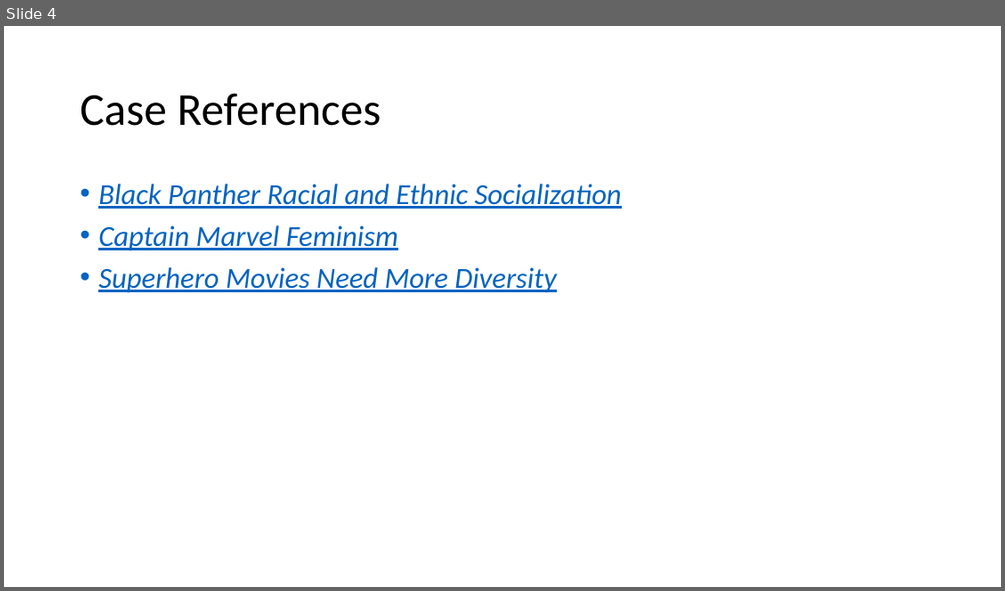
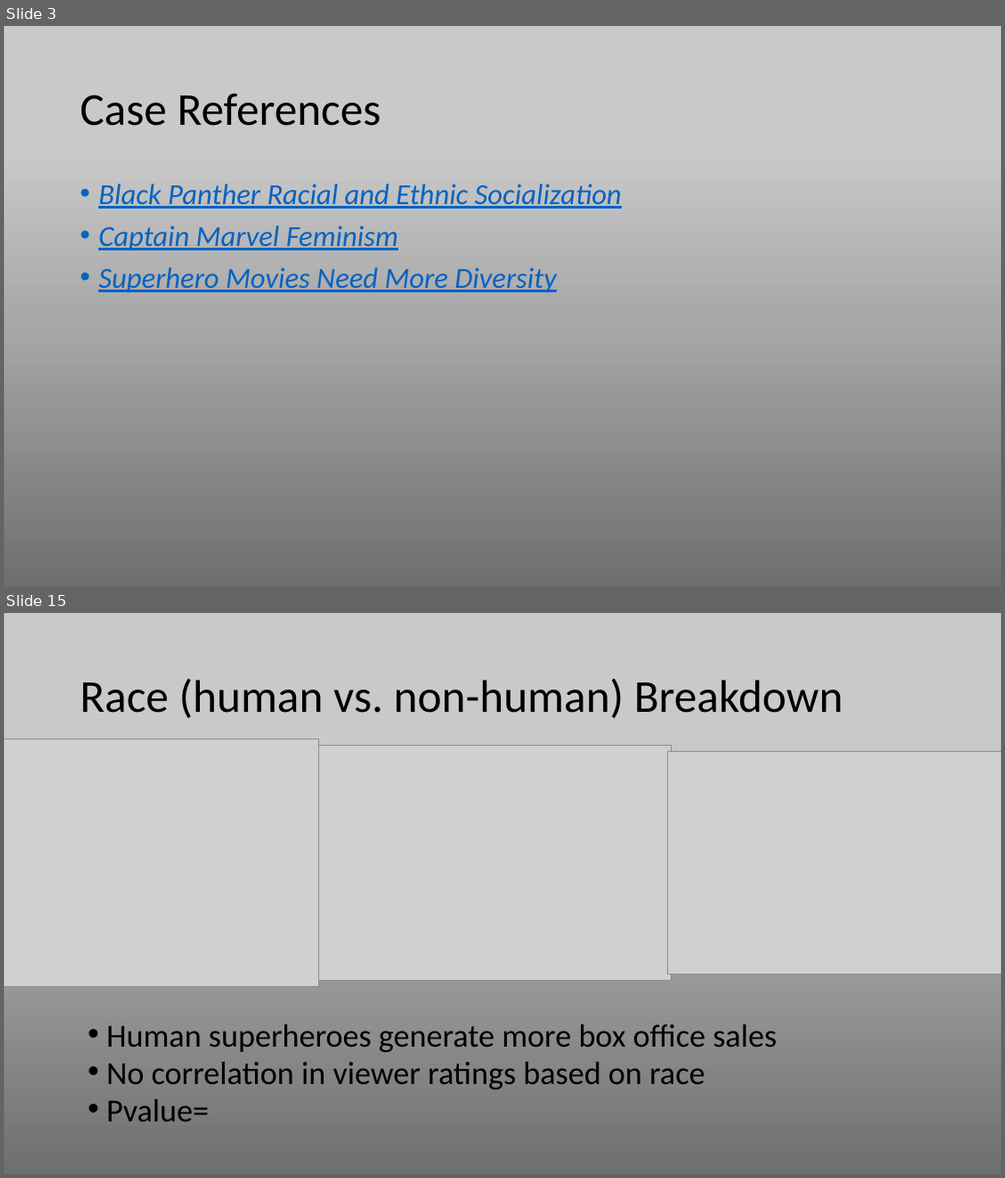
Before and after one commit to RyanSchraeder/Team-Aurora-Marvels, a slide deck: Project_1_Superheros.pptx. Shown one above the other, each under a label of ours: slide 4 before the commit, slides 3 and 15 after it; the slides between them are not shown. The pictures are 1005x591 and 1005x1178 pixels, drawn with LibreOffice and Linux fonts; fonts in the diff are those of the drawing; grey boxes stand for pictures. Boxes give left, top, right and bottom in pixels: in the first picture for what was removed or moved away, otherwise in the second. Text is boxed around its words. In the diff, an @@ line names an element or a change of style, - is before the commit and + after.

```diff
--- a/Project_1_Superheros.pptx
+++ b/Project_1_Superheros.pptx
@@ slide 15 added at (4,613,1001,1174), background gradient #6F6F6F to #A8A8A8 to #C9C9C9 @@
@@ title added at (80,678,843,718), 44 pt, text #000000 @@
+Race (human vs. non-human) Breakdown
@@ picture added at (4,739,318,987) @@
@@ picture added at (318,745,671,981) @@
@@ picture added at (667,751,1001,973) @@
@@ text added at (106,1024,777,1121), 31 pt, text #000000 @@
+• Human superheroes generate more box office sales
+• No correlation in viewer ratings based on race
+• Pvalue=
@@ what was slide 4 is now slide 3 @@
@@ slide 3 changed as well @@
@@ background #FFFFFF to gradient #6F6F6F to #A8A8A8 to #C9C9C9 @@
```
Also in this commit, not shown: 3 other slides changed, 19 other slides added, 23 slides removed.
